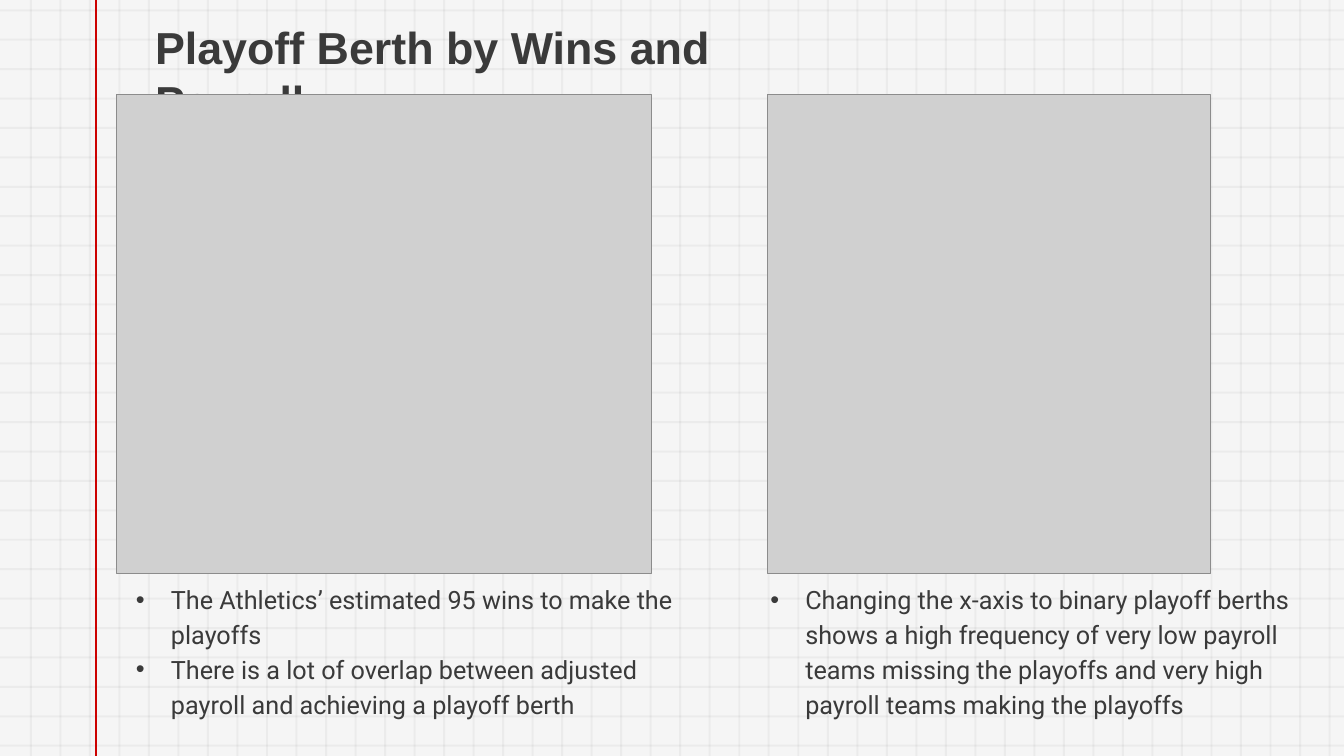
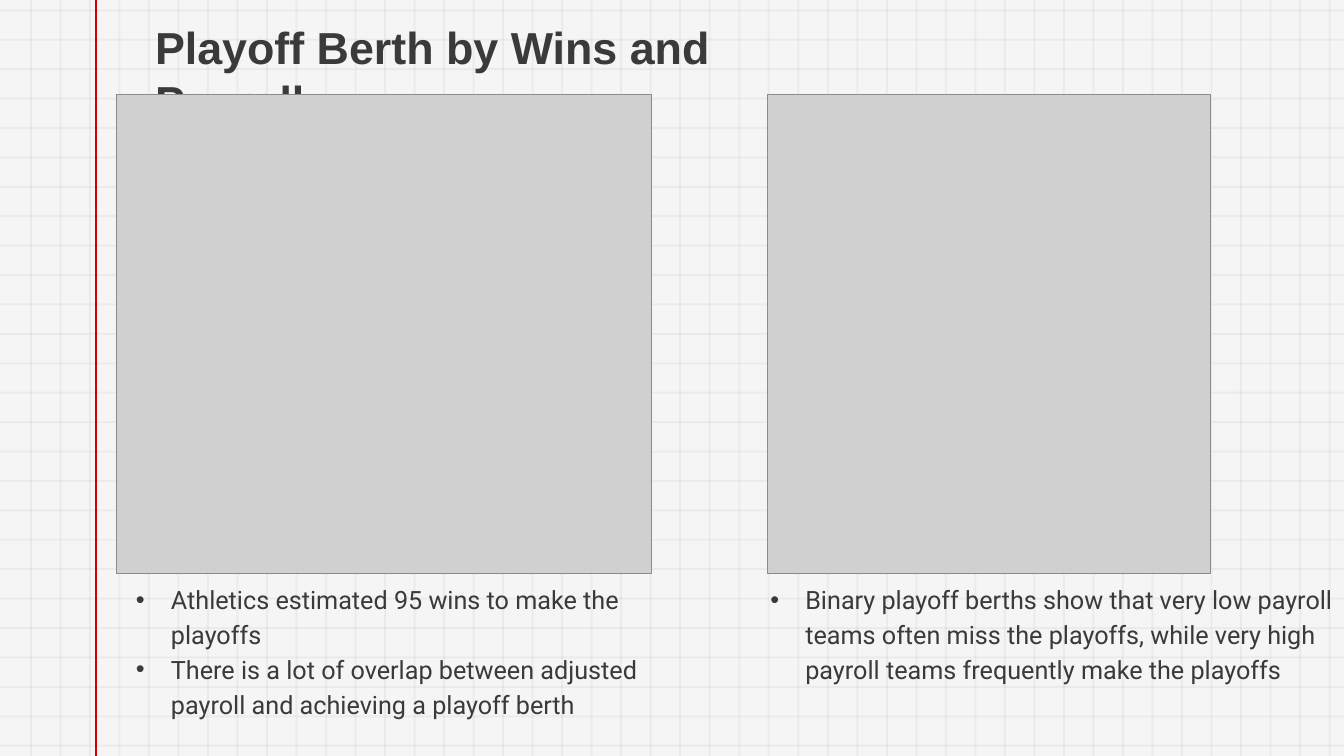
Before and after one commit to DanPaine/DanPaine.github.io, a slide deck: slide 10 of images/The Effect of Moneyball on Major League Baseball.pptx. Drawn at 1344x756 pixels with LibreOffice and Linux fonts; fonts in the diff are those of the drawing; grey boxes stand for pictures. Boxes give left, top, right and bottom in pixels: in the first picture for what was removed or moved away, otherwise in the second. Text is boxed around its words. In the diff, an @@ line names an element or a change of style, - is before the commit and + after.

```diff
--- a/images/The Effect of Moneyball on Major League Baseball.pptx
+++ b/images/The Effect of Moneyball on Major League Baseball.pptx
@@ text at (x1=171, y1=590, x2=618, y2=650): text changed @@
-• The Athletics’ estimated 95 wins to make the playoffs
+• Athletics estimated 95 wins to make the playoffs
@@ text at (x1=805, y1=590, x2=1332, y2=685): text changed @@
-• Changing the x-axis to binary playoff berths shows a high frequency of very low payroll teams missing the playoffs and very high payroll teams making the playoffs
+• Binary playoff berths show that very low payroll teams often miss the playoffs, while very high payroll teams frequently make the playoffs
```
Also in this commit, not shown: 9 other slides changed.
